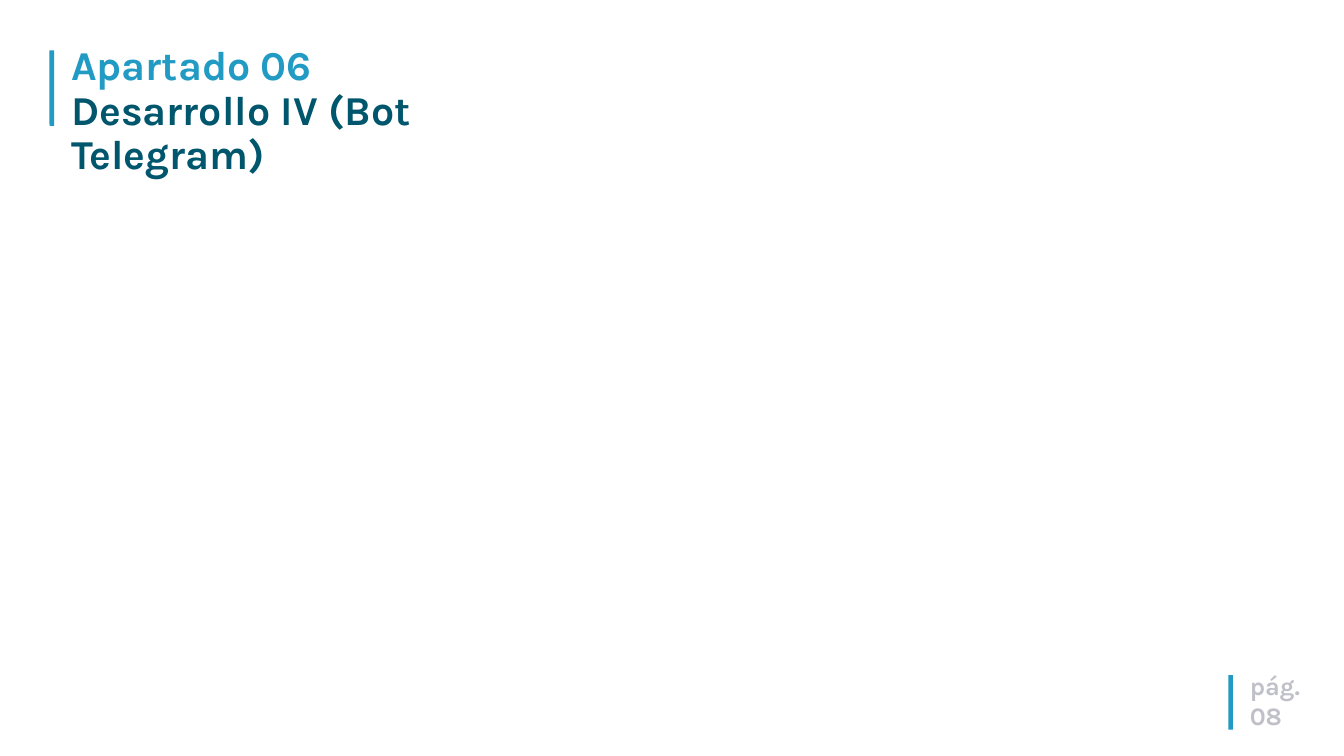
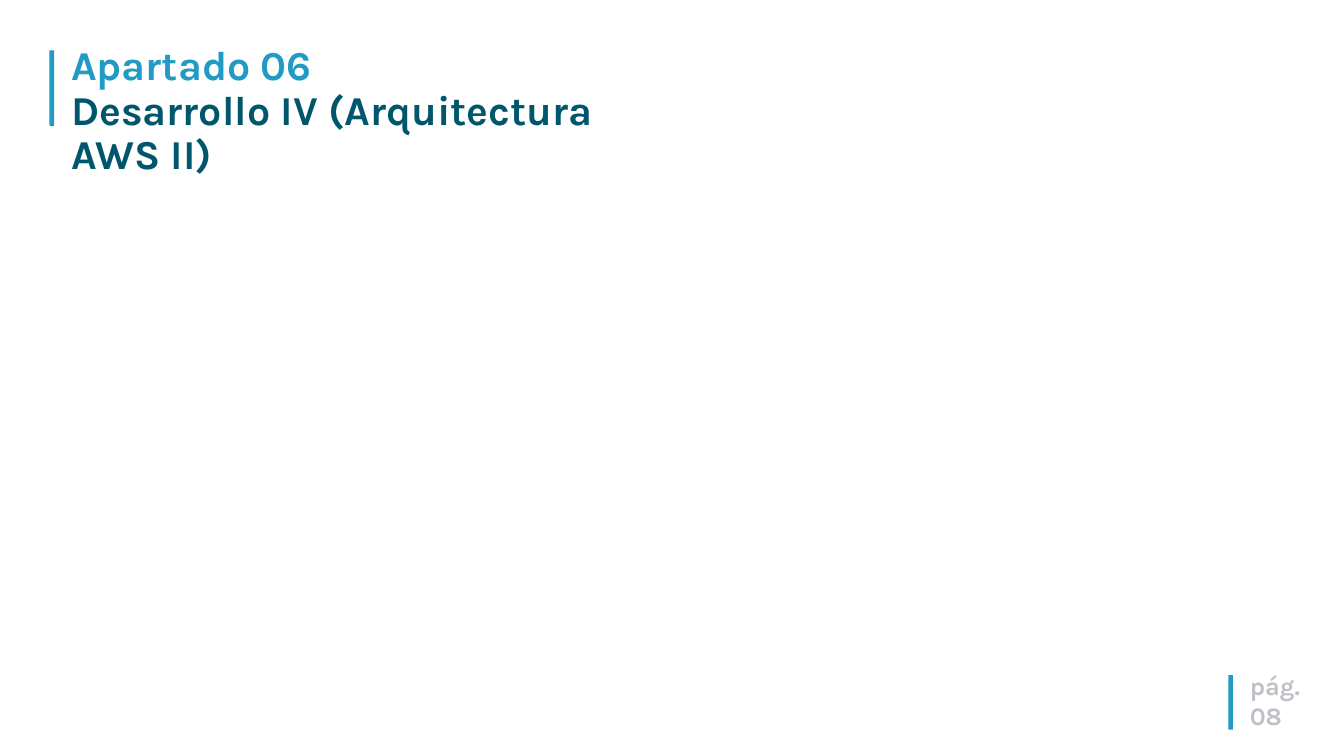
Before and after one commit to rgb2021/TFG, a slide deck: slide 8 of docs/presentacion.ppt. Drawn at 1344x756 pixels with LibreOffice and Linux fonts; fonts in the diff are those of the drawing; background and template pictures are left out. Boxes give left, top, right and bottom in pixels: in the first picture for what was removed or moved away, otherwise in the second. Text is boxed around its words. In the diff, an @@ line names an element or a change of style, - is before the commit and + after.

```diff
--- a/docs/presentacion.ppt
+++ b/docs/presentacion.ppt
@@ title at (71, 52, 592, 174): text changed @@
-Apartado 06
-Desarrollo IV (Bot Telegram)
+Apartado 06
+Desarrollo IV (Arquitectura AWS II)
```
Also in this commit, not shown: 1 other slide changed, 3 other files.
